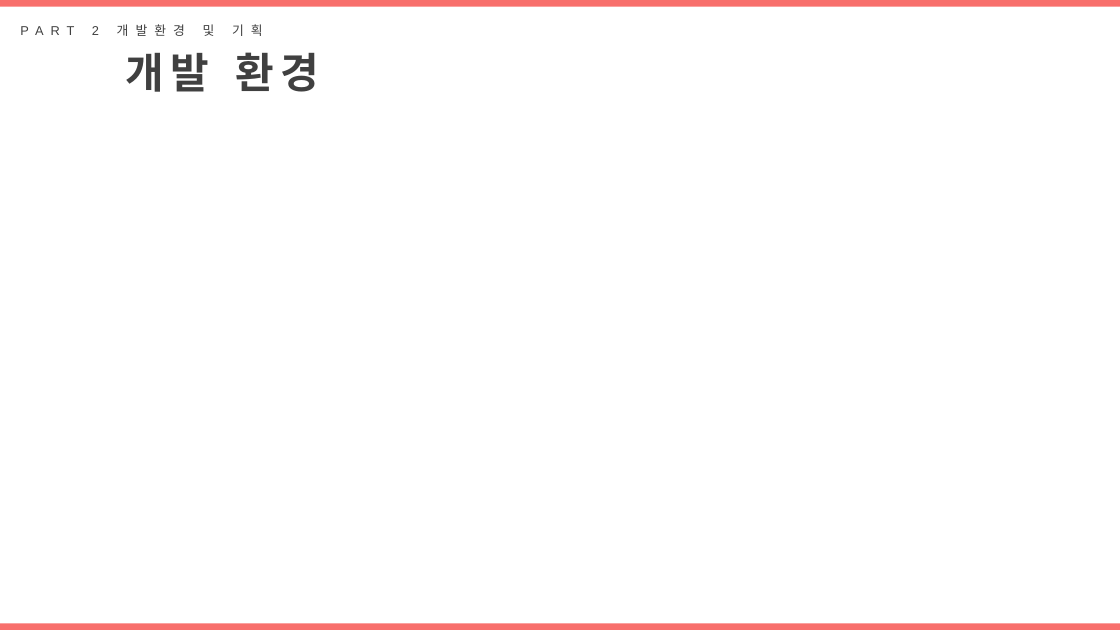
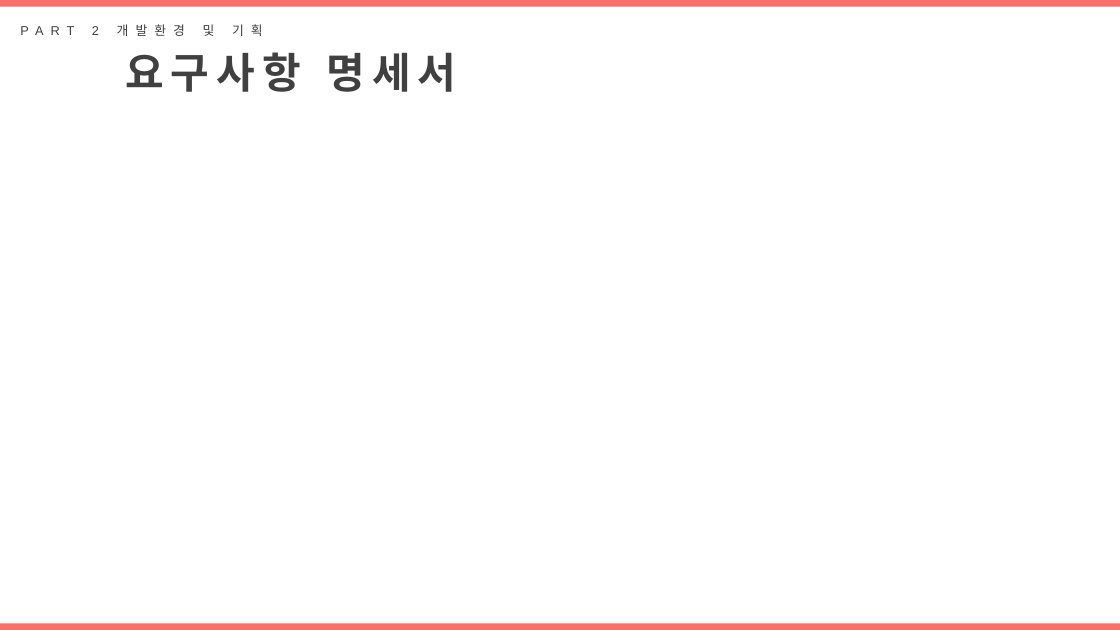
Before and after one commit to DAnomaly/SHOESFLY, a slide deck: slide 8 of project/B조_프로젝트_SHOEFLY.pptx. Drawn at 1120x630 pixels with LibreOffice and Linux fonts; fonts in the diff are those of the drawing. Boxes give left, top, right and bottom in pixels: in the first picture for what was removed or moved away, otherwise in the second. Text is boxed around its words. In the diff, an @@ line names an element or a change of style, - is before the commit and + after.

```diff
--- a/project/B조_프로젝트_SHOEFLY.pptx
+++ b/project/B조_프로젝트_SHOEFLY.pptx
@@ text at box(125, 52, 456, 92): text changed @@
-개발 환경
+요구사항 명세서
```
Also in this commit, not shown: 1 other slide changed, 2 slides added, 2 other files.
